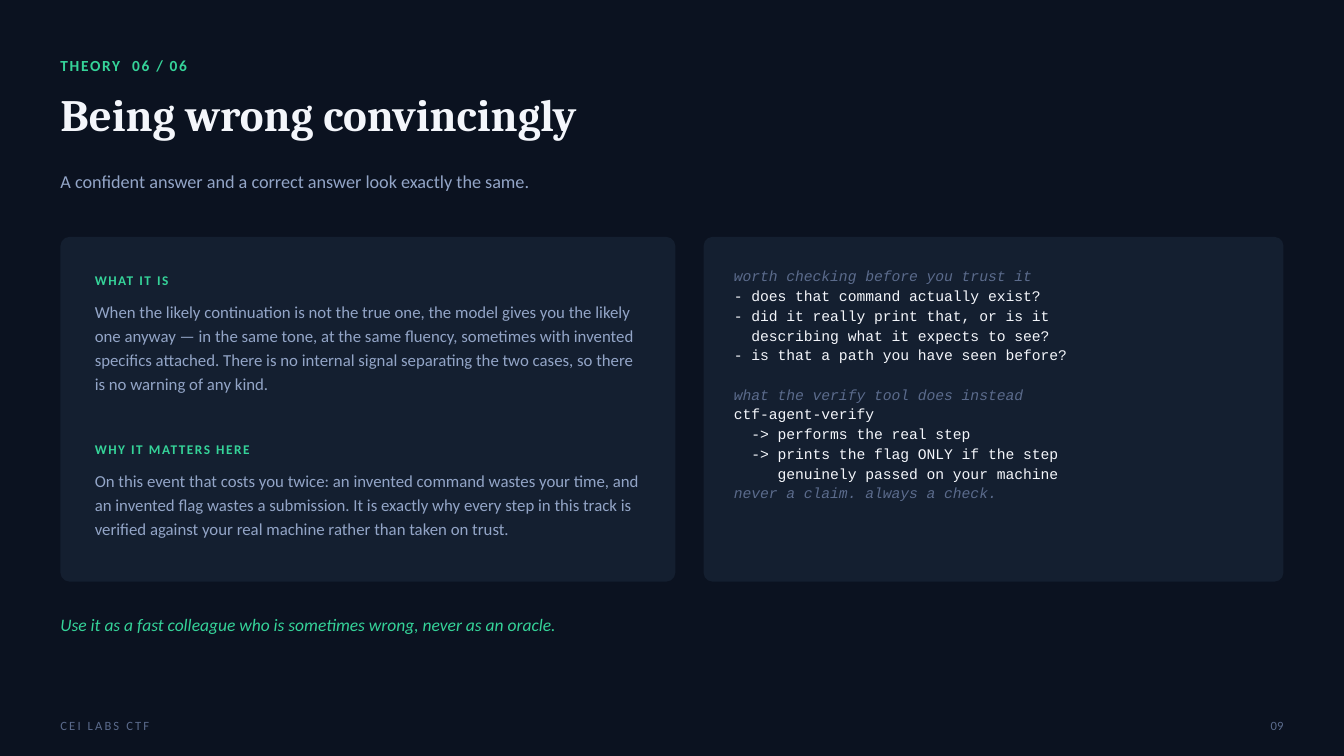
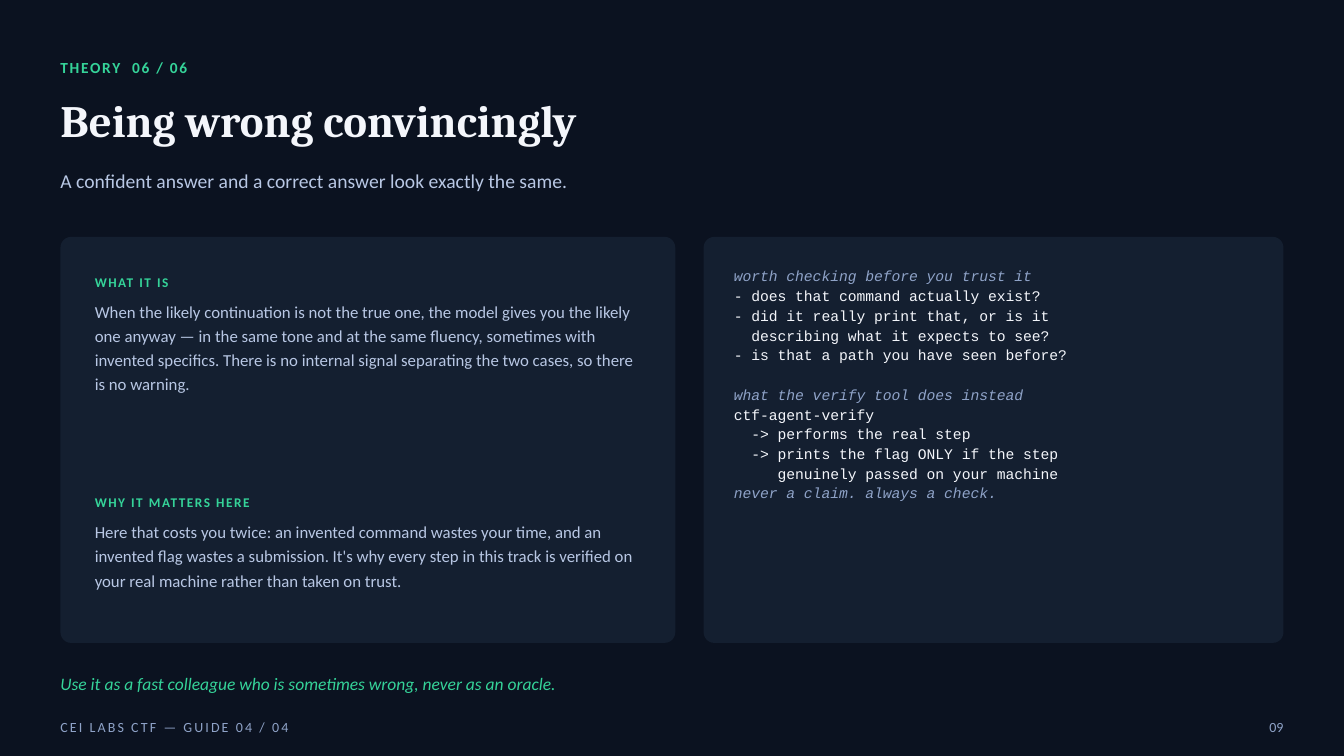
Before and after one commit to stoptalkingishh/cei-labs-event, a slide deck: slide 9 of presentation/game-guides/CEI-Labs-Game-Guide-04-AI-Copilot.pptx. Drawn at 1344x756 pixels with LibreOffice and Linux fonts; fonts in the diff are those of the drawing. Boxes give left, top, right and bottom in pixels: in the first picture for what was removed or moved away, otherwise in the second. Text is boxed around its words. In the diff, an @@ line names an element or a change of style, - is before the commit and + after.

```diff
--- a/presentation/game-guides/CEI-Labs-Game-Guide-04-AI-Copilot.pptx
+++ b/presentation/game-guides/CEI-Labs-Game-Guide-04-AI-Copilot.pptx
@@ text "A confident answer and a ..." at bbox=[60, 174, 566, 191]: size 13 to 14 pt, text colour #93A5C7 to #B8C7E4 @@
@@ rounded rectangle: place and size @@
-rounded rectangle at bbox=[60, 237, 676, 582]
+rounded rectangle at bbox=[60, 237, 676, 643]
@@ rounded rectangle: place and size @@
-rounded rectangle at bbox=[704, 237, 1284, 582]
+rounded rectangle at bbox=[704, 237, 1284, 643]
@@ text at bbox=[734, 271, 1032, 501]: text colour #5B6B8C to #8FA3C8 in "worth checking before you trust it", "what the verify tool does instead", "never a claim. always a check." @@
@@ text at bbox=[95, 306, 633, 393]: text changed; text colour #93A5C7 to #B8C7E4 @@
-When the likely continuation is not the true one, the model gives you the likely one anyway — in the same tone, at the same fluency, sometimes with invented specifics attached. There is no internal signal separating the two cases, so there is no warning of any kind.
+When the likely continuation is not the true one, the model gives you the likely one anyway — in the same tone and at the same fluency, sometimes with invented specifics. There is no internal signal separating the two cases, so there is no warning.
@@ text "WHY IT MATTERS HERE": place and size @@
-text "WHY IT MATTERS HERE" at bbox=[95, 437, 641, 463]
+text "WHY IT MATTERS HERE" at bbox=[95, 487, 641, 513]
@@ text at bbox=[95, 526, 633, 590]: text changed; text colour #93A5C7 to #B8C7E4 @@
-On this event that costs you twice: an invented command wastes your time, and an invented flag wastes a submission. It is exactly why every step in this track is verified against your real machine rather than taken on trust.
+Here that costs you twice: an invented command wastes your time, and an invented flag wastes a submission. It's why every step in this track is verified on your real machine rather than taken on trust.
@@ line spacing 1 to 1.2 in 5 elements at bbox=[60, 50, 1284, 81], bbox=[60, 106, 576, 147], bbox=[95, 267, 641, 293], bbox=[95, 487, 641, 513], bbox=[60, 678, 556, 693] @@
@@ text "Use it as a fast ...": place and size @@
-text "Use it as a fast ..." at bbox=[60, 619, 556, 634]
+text "Use it as a fast ..." at bbox=[60, 678, 556, 693]
@@ text "09" at bbox=[1269, 723, 1283, 732]: size 9 to 10 pt, text colour #5B6B8C to #8FA3C8; line spacing 1 to 1.2 @@
@@ text at bbox=[60, 723, 288, 732]: text changed; size 9 to 10 pt; text colour #5B6B8C to #8FA3C8 @@
-CEI LABS CTF
+CEI LABS CTF — GUIDE 04 / 04
```
Also in this commit, not shown: 11 other slides changed, 2 other files.
